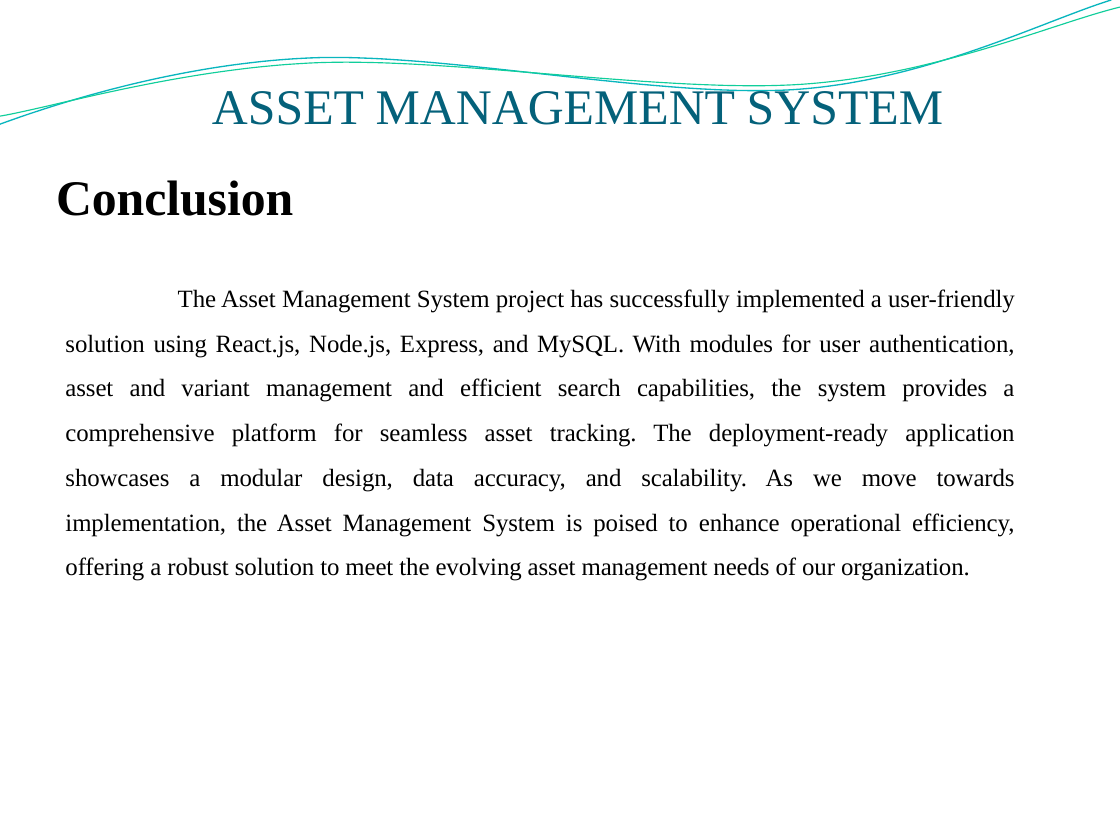
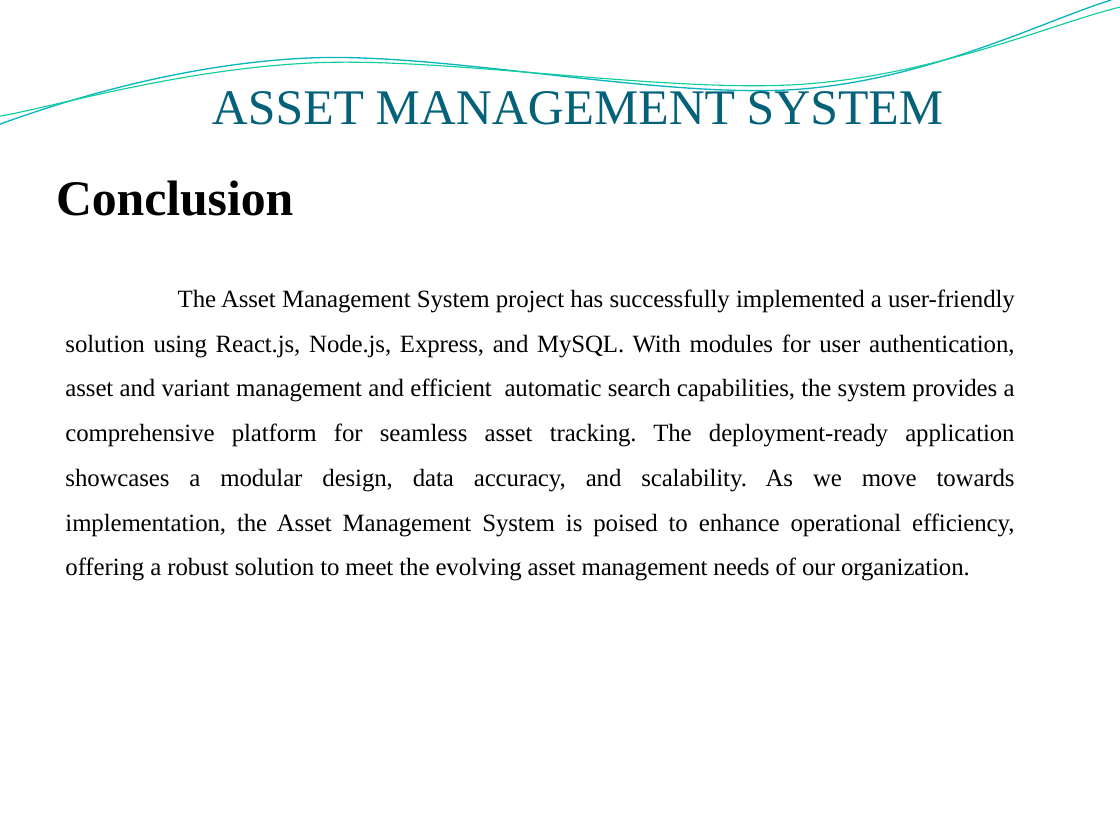
Before and after one commit to surya0811/Assetmanagement1, a slide deck: slide 19 of reports/ppt final.pptx. Drawn at 1120x840 pixels with LibreOffice and Linux fonts; fonts in the diff are those of the drawing; background and template pictures are left out. Boxes give left, top, right and bottom in pixels: in the first picture for what was removed or moved away, otherwise in the second. Text is boxed around its words. In the diff, an @@ line names an element or a change of style, - is before the commit and + after.

```diff
--- a/reports/ppt final.pptx
+++ b/reports/ppt final.pptx
@@ text at [65, 289, 1015, 581]: text changed @@
-The Asset Management System project has successfully implemented a user-friendly solution using React.js, Node.js, Express, and MySQL. With modules for user authentication, asset and variant management and efficient search capabilities, the system provides a comprehensive platform for seamless asset tracking. The deployment-ready application showcases a modular design, data accuracy, and scalability. As we move towards implementation, the Asset Management System is poised to enhance operational efficiency, offering a robust solution to meet the evolving asset management needs of our organization.
+The Asset Management System project has successfully implemented a user-friendly solution using React.js, Node.js, Express, and MySQL. With modules for user authentication, asset and variant management and efficient automatic search capabilities, the system provides a comprehensive platform for seamless asset tracking. The deployment-ready application showcases a modular design, data accuracy, and scalability. As we move towards implementation, the Asset Management System is poised to enhance operational efficiency, offering a robust solution to meet the evolving asset management needs of our organization.
```
Also in this commit, not shown: 4 other slides changed, 22 other files.
